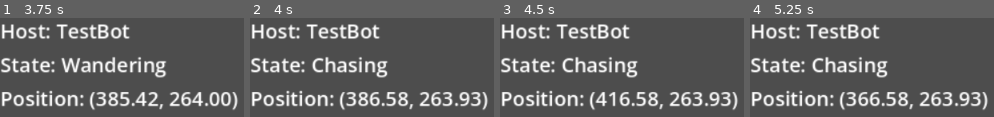
Above: before the commit, frames 1-4 (left to right).
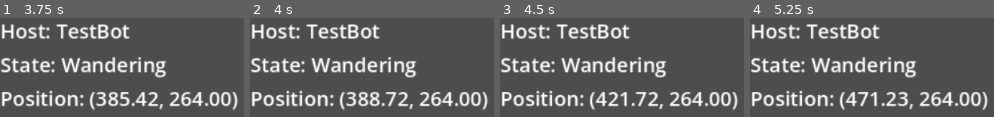
Above: after the commit, the same moments.

Repository: paruparo-dev/dreams-and-nightmares
Game: Godot game, scene res://src/core/Game.tscn
Same seed, same stepped clock (60 frames per second), same inputs: the game is played once before the commit and once after it.
Inputs:
- Up to frame 1 (3.75 s): tap Enter at 0.5, 2, 3.5 s; hold D (MoveRight) 0.53-2.03 s; tap Space (Jump) at 0.6, 0.77, 1.07, 1.25, 1.35, 1.52, 1.82, 2.1, 2.75, 2.85, 3.02, 3.32, 3.6 s; hold A (MoveLeft) 2.03-2.78 s; hold D (MoveRight) from 2.78 s (still down)
- Up to frame 2 (4 s): keep holding D (MoveRight); tap Space (Jump) at 3.77 s
- Up to frame 3 (4.5 s): tap Space (Jump) at 4.07, 4.25, 4.35 s; release D (MoveRight) at 4.28 s; hold A (MoveLeft) from 4.28 s (still down)
- Up to frame 4 (5.25 s): tap Space (Jump) at 4.52, 4.82, 5.1 s; release A (MoveLeft) at 5.03 s; hold D (MoveRight) from 5.03 s (still down)

Frame 1 is identical in both runs. In frame 2, 6.3% of the frame differs, in the area x 25-95%, y 39-90%; in frame 3, 6.8%; in frame 4, 7.2%.
Error after the commit: Invalid call. Nonexistent function 'flip_x' in base 'CharacterBody2D (TestPlayer)'. (res://src/states/characters/TestPlayer/IdleState.gd:9)

Commit message:
feat: add changes to TestPlayer states - removed debug logging in ChasingState.gd - add sprite flipping in FallingState.gd, IdleState.gd, JumpingState.gd, and MovingState.gd - apply gravity to IdleState.gd and MovingState.gd -  add attack state transition to IdleState.gd, MovingState.gd, and JumpingState.gd

Diff:
--- a/src/states/characters/TestBot/ChasingState.gd
+++ b/src/states/characters/TestBot/ChasingState.gd
@@ -25,11 +25,3 @@
 		request.emit("Wandering")
 	else:
 		host.velocity.x = speed * direction
-
-	Debug.log(Log.new()
-			.src(self)
-			.dict({
-				"target_pos": target_pos,
-				"direction": direction,
-				"distance": distance
-			}))
--- a/src/states/characters/TestPlayer/FallingState.gd
+++ b/src/states/characters/TestPlayer/FallingState.gd
@@ -10,6 +10,9 @@
 	var direction := Input.get_axis("MoveLeft", "MoveRight")
 
 	host.velocity.x = direction * speed
+	host.flip_x(direction)
 
 	if host.is_on_floor():
 		request.emit("Idle")
+	# elif Input.is_action_just_pressed("Attack"):
+	# 	request.emit("Attacking")
--- a/src/states/characters/TestPlayer/IdleState.gd
+++ b/src/states/characters/TestPlayer/IdleState.gd
@@ -2,9 +2,15 @@
 
 
 func physics_update(delta: float) -> void:
+	host.velocity.y += host.get_gravity().y * delta
+
 	var direction := Input.get_axis("MoveLeft", "MoveRight")
+
+	host.flip_x(direction)
 
 	if direction != 0:
 		request.emit("Moving")
-	elif Input.is_action_just_pressed("Jump"):
+	elif Input.is_action_just_pressed("Jump") and host.is_on_floor():
 		request.emit("Jumping")
+	elif Input.is_action_just_pressed("Attack"):
+		request.emit("Attacking")
--- a/src/states/characters/TestPlayer/JumpingState.gd
+++ b/src/states/characters/TestPlayer/JumpingState.gd
@@ -15,6 +15,9 @@
 	var direction := Input.get_axis("MoveLeft", "MoveRight")
 
 	host.velocity.x = direction * speed
+	host.flip_x(direction)
 
 	if not host.is_on_floor() and host.velocity.y > 0:
 		request.emit("Falling")
+	elif Input.is_action_just_pressed("Attack"):
+		request.emit("Attacking")
--- a/src/states/characters/TestPlayer/MovingState.gd
+++ b/src/states/characters/TestPlayer/MovingState.gd
@@ -5,11 +5,16 @@
 
 
 func physics_update(delta: float) -> void:
+	host.velocity.y += host.get_gravity().y * delta
+
 	var direction := Input.get_axis("MoveLeft", "MoveRight")
 
 	host.velocity.x = direction * speed
+	host.flip_x(direction)
 
 	if host.velocity.x == 0:
 		request.emit("Idle")
-	elif Input.is_action_just_pressed("Jump"):
+	elif Input.is_action_just_pressed("Jump") and host.is_on_floor():
 		request.emit("Jumping")
+	elif Input.is_action_just_pressed("Attack"):
+		request.emit("Attacking")
